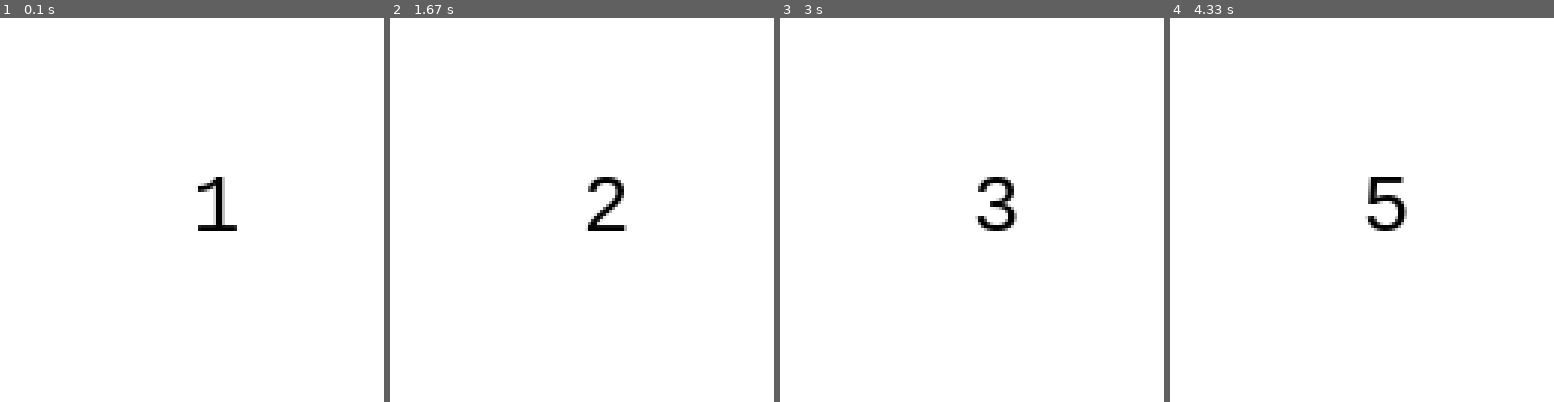
Above: before the commit, frames 1-4 (left to right).
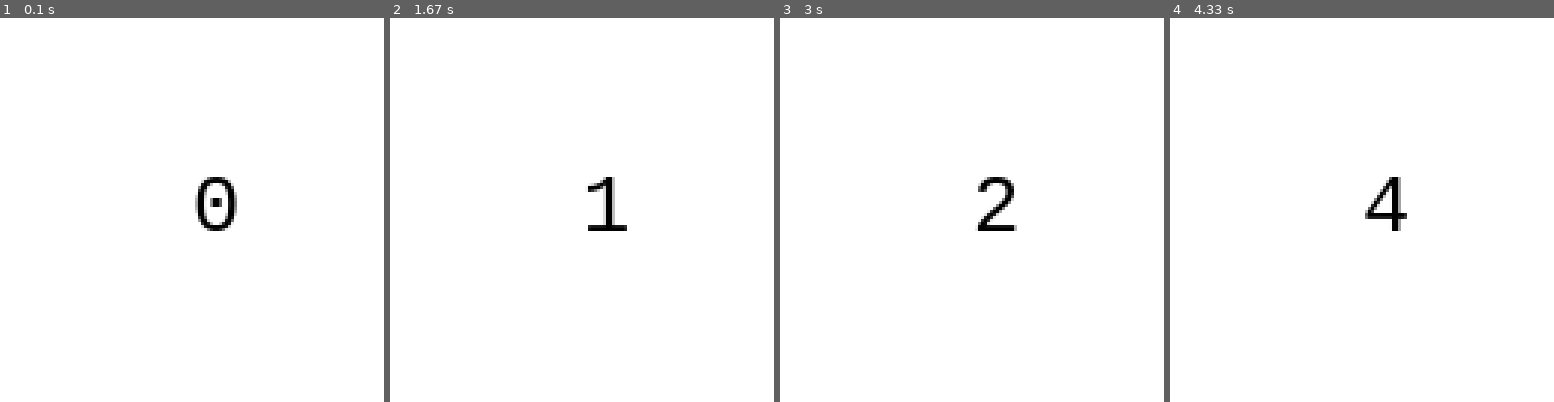
Above: after the commit, the same moments.

Repository: NiamV/OxfordHack
Game: pygame game, started from caraPygame.py
Two runs of this game, one before a commit and one after it. Both use one fixed random seed, a clock stepped at 60 frames per second and the inputs below.
Inputs:
- Up to frame 1 (0.1 s): no input
- Up to frame 2 (1.67 s): no input
- Up to frame 3 (3 s): no input
- Up to frame 4 (4.33 s): no input

The runs differ from the first frame. In frame 1, 1.1% of the frame differs, in the area x 50-62%, y 41-56%; in frame 2, 0.7%; in frame 3, 0.5%; in frame 4, 1.0%.

Commit message:
Added textInput.py, which includes InputBox class, stopwatch, and bad UI

Diff:
--- a/caraPygame.py
+++ b/caraPygame.py
@@ -1,22 +1,24 @@
-import pygame
-pygame.init()
-screen = pygame.display.set_mode((128, 128))
-clock = pygame.time.Clock()
+import pygame as pg
 
-counter, text = 1, '1'.rjust(3)
-pygame.time.set_timer(pygame.USEREVENT, 1000)
-font = pygame.font.SysFont('Consolas', 30)
+
+pg.init()
+screen = pg.display.set_mode((128, 128))
+clock = pg.time.Clock()
+
+counter, text = 0, '0'.rjust(3)
+pg.time.set_timer(pg.USEREVENT, 1000)
+font = pg.font.SysFont('Consolas', 30)
 
 while True:
-    for e in pygame.event.get():
-        if e.type == pygame.USEREVENT:
+    for e in pg.event.get():
+        if e.type == pg.USEREVENT:
             counter += 1
             text = str(counter).rjust(3) if counter > 0 else 'boom!'
-        if e.type == pygame.QUIT: break
+        if e.type == pg.QUIT: break
     else:
         screen.fill((255, 255, 255))
         screen.blit(font.render(text, True, (0, 0, 0)), (32, 48))
-        pygame.display.flip()
+        pg.display.flip()
         clock.tick(60)
         continue
     break
--- /dev/null
+++ b/textInput.py
@@ -0,0 +1,91 @@
+import pygame as pg
+
+pg.init()
+
+screen = pg.display.set_mode((640, 480))
+COLOR_INACTIVE = pg.Color('lightskyblue3')
+COLOR_ACTIVE = pg.Color('dodgerblue2')
+FONT = pg.font.Font(None, 32)
+
+
+class InputBox:
+
+    def __init__(self, x, y, w, h, text=''):
+        self.rect = pg.Rect(x, y, w, h)
+        self.color = COLOR_INACTIVE
+        self.text = text
+        self.txt_surface = FONT.render(text, True, self.color)
+        self.active = False
+
+    def handle_event(self, event):
+        if event.type == pg.MOUSEBUTTONDOWN:
+            # If the user clicked on the input_box rect.
+            if self.rect.collidepoint(event.pos):
+                # Toggle the active variable.
+                self.active = not self.active
+            else:
+                self.active = False
+            # Change the current color of the input box.
+            self.color = COLOR_ACTIVE if self.active else COLOR_INACTIVE
+        if event.type == pg.KEYDOWN:
+            if self.active:
+                if event.key == pg.K_RETURN:
+                    print(self.text)
+                    self.text = ''
+                elif event.key == pg.K_BACKSPACE:
+                    self.text = self.text[:-1]
+                else:
+                    self.text += event.unicode
+                # Re-render the text.
+                self.txt_surface = FONT.render(self.text, True, self.color)
+
+    def update(self):
+        # Resize the box if the text is too long.
+        width = max(200, self.txt_surface.get_width()+10)
+        self.rect.w = width
+
+    def draw(self, screen):
+        # Blit the text.
+        screen.blit(self.txt_surface, (self.rect.x+5, self.rect.y+5))
+        # Blit the rect.
+        pg.draw.rect(screen, self.color, self.rect, 2)
+
+
+
+def main():
+    clock = pg.time.Clock()
+    input_box1 = InputBox(100, 100, 140, 32)
+    input_box2 = InputBox(100, 300, 140, 32)
+    input_boxes = [input_box1, input_box2]
+    done = False
+
+    # Stopwatch setup
+    counter, timerText = 0, '0'.rjust(3)
+    pg.time.set_timer(pg.USEREVENT, 1000)
+
+    while not done:
+        for event in pg.event.get():
+            if event.type == pg.QUIT:
+                done = True
+            if event.type == pg.USEREVENT:
+                counter += 1
+                timerText = str(counter).rjust(3) if counter > 0 else 'boom!'
+            for box in input_boxes:
+                box.handle_event(event)
+
+        for box in input_boxes:
+            box.update()
+
+        # Updates UI
+        screen.fill((30, 30, 30))
+        for box in input_boxes:
+            box.draw(screen)
+        screen.blit(FONT.render(timerText, True, (0, 0, 0)), (32, 48))
+
+        pg.display.flip()
+        clock.tick(30)
+
+
+if __name__ == '__main__':
+    main()
+    pg.quit()
Not shown, added: .DS_Store
